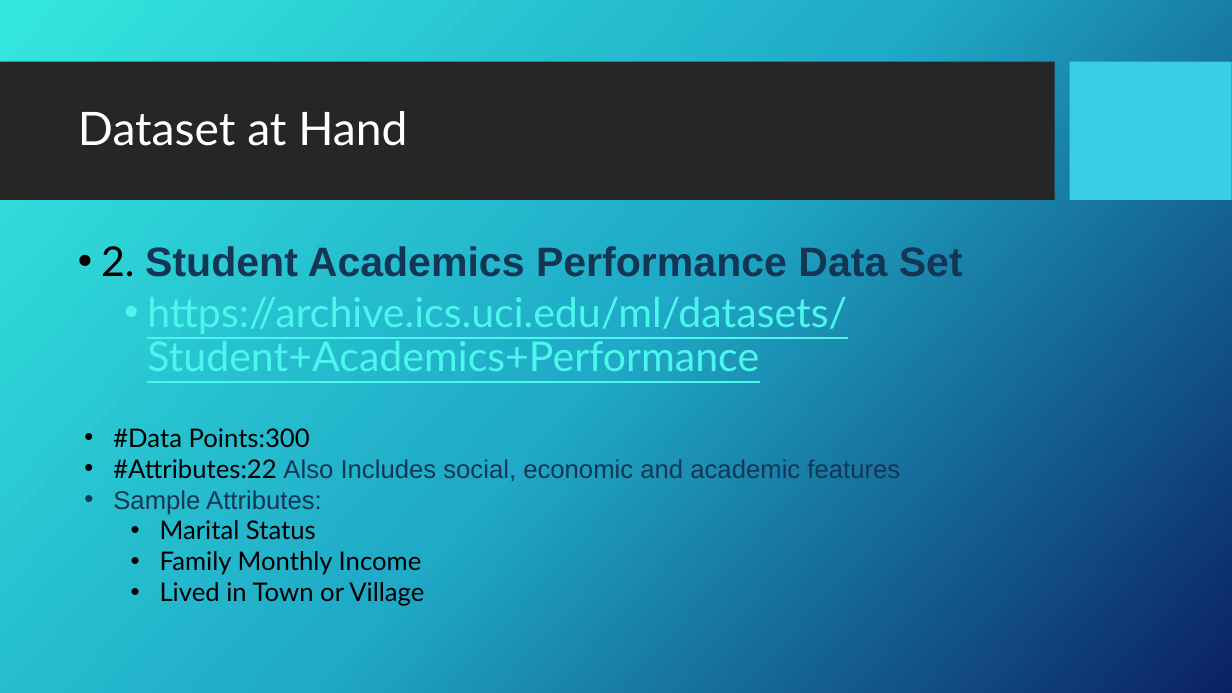
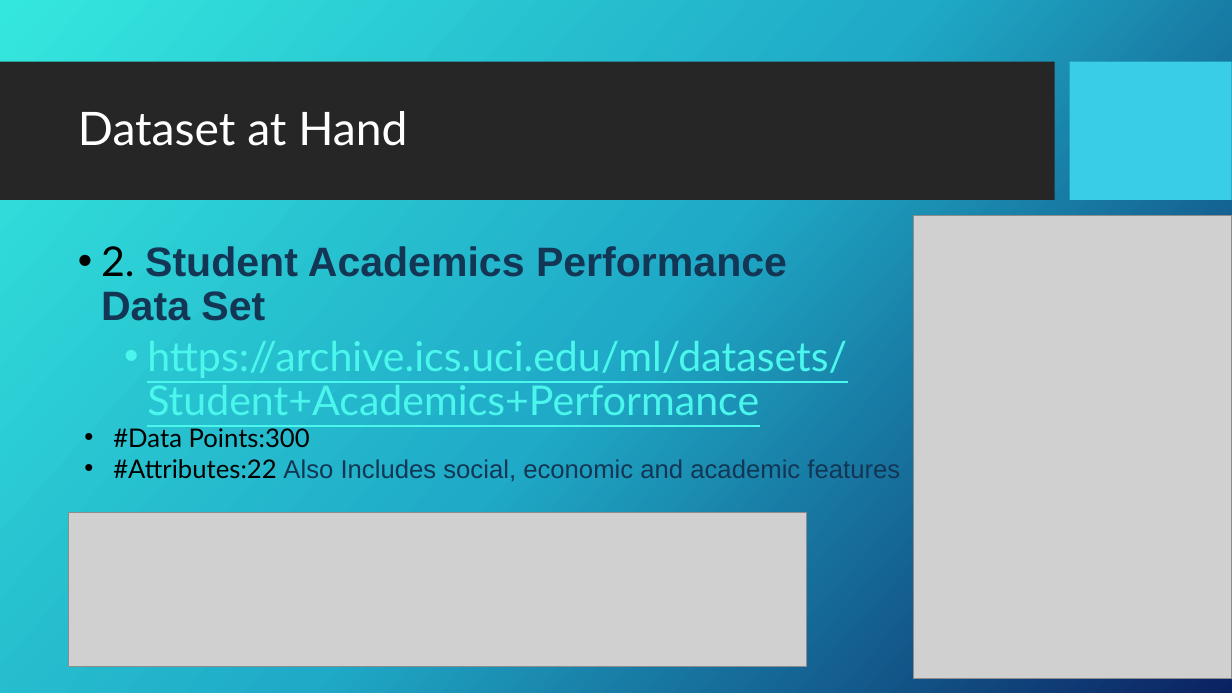
Before and after one commit to AmosChenZixuan/CIS_Research_Project, a slide deck: slide 5 of Proposal.pptx. Drawn at 1232x693 pixels with LibreOffice and Linux fonts; fonts in the diff are those of the drawing; grey boxes stand for pictures; background and template pictures are left out. Boxes give left, top, right and bottom in pixels: in the first picture for what was removed or moved away, otherwise in the second. Text is boxed around its words. In the diff, an @@ line names an element or a change of style, - is before the commit and + after.

Commit message:
Update Proposal.pptx
add pictures

```diff
--- a/Proposal.pptx
+++ b/Proposal.pptx
@@ text "2. Student Academics Performance Data ..." rewrapped from (x1=101, y1=246, x2=963, y2=371) to (x1=101, y1=246, x2=847, y2=423) @@
@@ picture added at (x1=913, y1=215, x2=1232, y2=678) @@
@@ text at (x1=113, y1=490, x2=424, y2=606): paragraphs removed @@
-• Sample Attributes:
-  • Marital Status
-  • Family Monthly Income
-  • Lived in Town or Village
@@ picture added at (x1=68, y1=513, x2=806, y2=667) @@
```
Also in this commit, not shown: 5 other slides changed.
